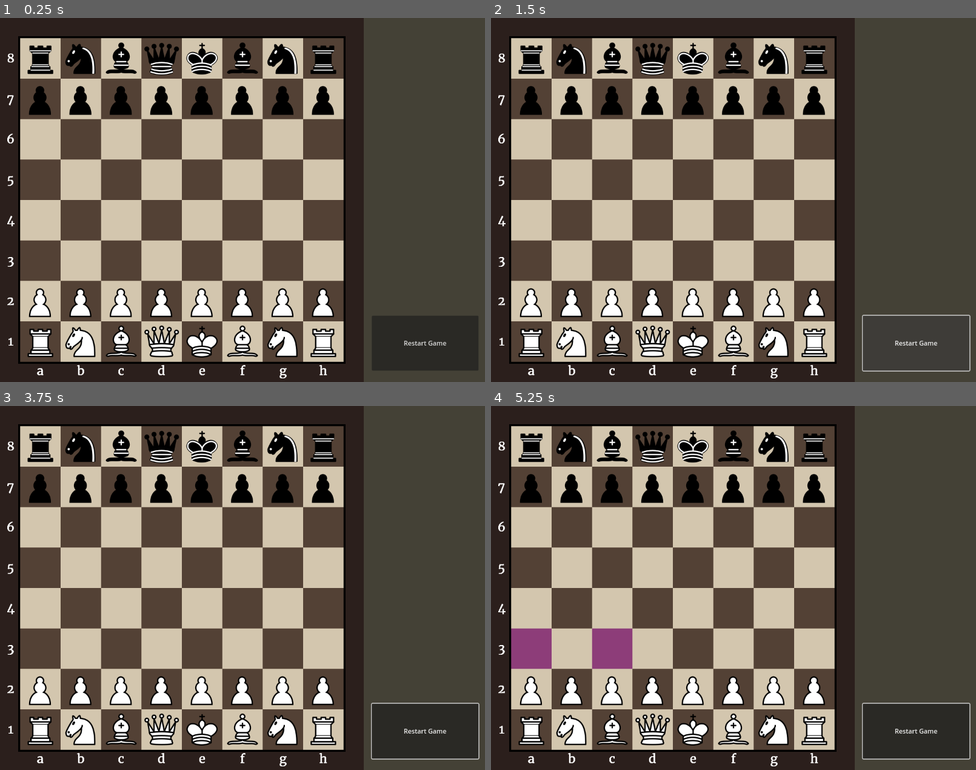
Above: before the commit, frames 1-4 (two rows, left to right).
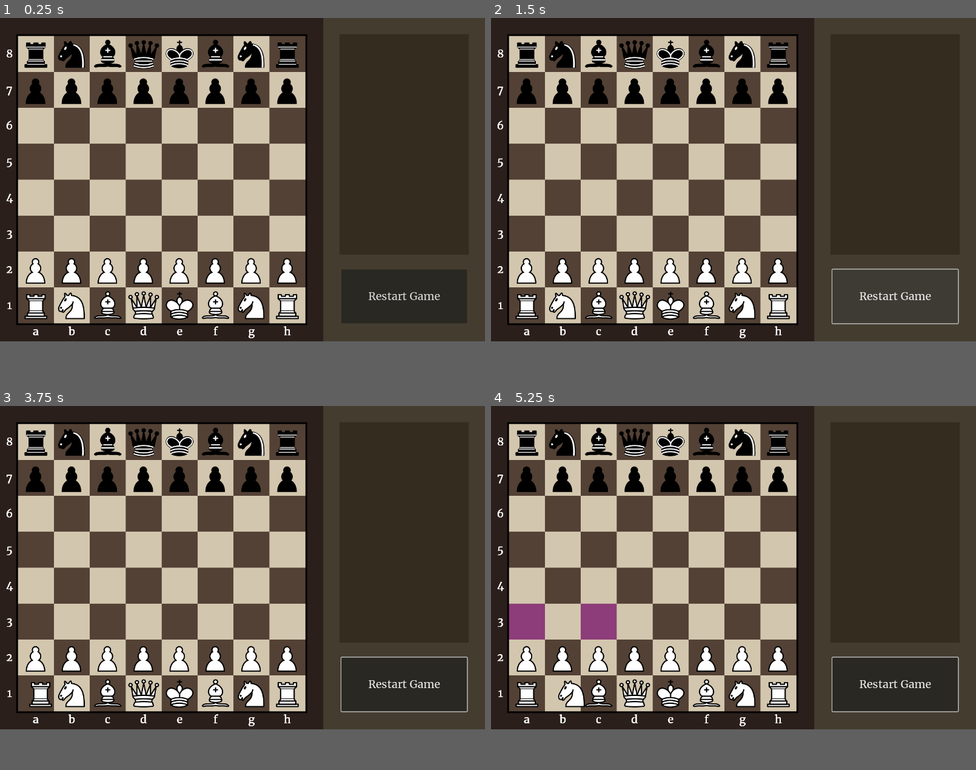
Above: after the commit, the same moments.

Repository: Hunter-1/Godot-Chess
Game: Godot game, scene res://game.tscn
Two runs of this game, one before a commit and one after it. Both use one fixed random seed, a clock stepped at 60 frames per second and the inputs below.
Inputs (mouse positions are in pixels of both pictures, inside the frame that each line leads up to):
- Up to frame 1 (0.25 s): no input
- Up to frame 2 (1.5 s): click "Restart Game" at 0.5 s; click "Restart Game" at 1.25 s
- Up to frame 3 (3.75 s): click "Restart Game" at 2 s; tap Enter at 2.75 s; move the mouse to (38, 729) at 2.77 s; press the mouse at (38, 729) at 2.78 s; tap Space at 3.5 s; release the mouse at (38, 729) at 3.53 s; click (38, 729) at 3.6 s
- Up to frame 4 (5.25 s): tap Enter at 4.25 s; press the mouse at (529, 729) at 4.28 s; tap Space at 5 s; move the mouse to (573, 729) at 5.02 s; release the mouse at (573, 729) at 5.03 s; click (573, 729) at 5.1 s
In our replay, the window is 800x600 before the commit and 800x533 after it. These sizes can differ from the game's own. Grey fills any space a smaller window leaves; there, only what the larger window draws over its background counts as a difference.

The runs differ from the first frame. In frame 1, 47% of the frame differs, in the area x 1-100%, y 0-100%; in frame 2, 46%; in frame 3, 48%; in frame 4, 48%.
Error before the commit: Cannot call method 'queue_free' on a null value. (res://Log_display.gd:23)
Error after the commit: Cannot call method 'queue_free' on a null value. (res://Log_display.gd:30)

Commit message:
Improved Appearance

Diff:
--- a/Log_display.gd
+++ b/Log_display.gd
@@ -5,11 +5,18 @@
 
 func _on_log_updated(text):
 	var label = Label.new()
+	var font = FontFile.new()
+	font.font_data = load("res://fonts/Merriweather-Regular.ttf")
+	label.add_theme_font_override("font", font)
+	label.add_theme_font_size_override("font_size", 20)
 	label.text = text
 	if entry_count % 2 == 0:
 		hbox = HBoxContainer.new()
 		var number = Label.new()
+		number.add_theme_font_override("font", font)
+		number.add_theme_font_size_override("font_size", 20)
 		number.text = str(entry_count / 2 + 1)
+		number.text += "."
 		hbox.add_child(number)
 		hbox.add_child(label)
 		$VBoxContainer.add_child(hbox)
--- a/board.gd
+++ b/board.gd
@@ -70,6 +70,7 @@
 	piece_to_promote_position = Vector2i.ZERO
 	white_in_check = false
 	black_in_check = false
+	$End_Message.set_visible(false)
 	$Log.reset_log()
 	for i in range(size):
 		for j in range(size):
@@ -363,7 +364,7 @@
 	#and each player move increases this value by 1
 	if fiftyMove_count == 100:
 		log_entry.set_stalemate(true)
-		print("stalemate")
+		end_message("Stalemate: Fifty Move Limit")
 
 func threefold_repetition_check():
 	var colorSymbol = ["W","B"]
@@ -383,16 +384,27 @@
 	boardState_list[boardStateString] += 1
 	if boardState_list[boardStateString] == 3:
 		log_entry.set_stalemate(true)
-		print("stalemate")
+		end_message("Stalemate: Threefold Repetition")
 
 func test_check_stale():
 	if !has_legal_moves(turn_count % 2):
 		if get_check(turn_count % 2):
+			var color
+			if turn_count % 2 == 1:
+				color = "White"
+			else:
+				color = "Black"
 			log_entry.set_checkmate(true)
-			print("checkmate")
+			end_message("Checkmate: " + color + " Wins!")
 		else:
 			log_entry.set_stalemate(true)
-			print("stalemate")
+			end_message("Stalemate")
+
+func end_message(message):
+	get_tree().call_group("squares", "set_active",false)
+	$End_Message/Polygon2D/Label.text = message
+	$End_Message.set_visible(true)
+
 
 func has_legal_moves(color:int):
 	var check = false
--- a/board.tscn
+++ b/board.tscn
@@ -1,9 +1,10 @@
-[gd_scene load_steps=7 format=3 uid="uid://k40f6d3qxti2"]
+[gd_scene load_steps=8 format=3 uid="uid://k40f6d3qxti2"]
 
 [ext_resource type="Script" path="res://board.gd" id="1_ow5m6"]
 [ext_resource type="PackedScene" uid="uid://b6moggik1538x" path="res://log.tscn" id="2_pnejd"]
 [ext_resource type="Script" path="res://Log_display.gd" id="3_v1peh"]
 [ext_resource type="Script" path="res://BoardState_Tester.gd" id="4_c66c3"]
+[ext_resource type="FontFile" uid="uid://cpxjkcsoyvgmv" path="res://fonts/Merriweather-Regular.ttf" id="5_4auss"]
 
 [sub_resource type="RectangleShape2D" id="RectangleShape2D_yjeof"]
 size = Vector2(896, 896)
@@ -33,8 +34,8 @@
 position = Vector2(900, 0)
 
 [node name="Polygon2D" type="Polygon2D" parent="Side"]
-color = Color(0.270588, 0.254902, 0.215686, 1)
-polygon = PackedVector2Array(0, 0, 300, 0, 300, 900, 0, 900)
+color = Color(0.266667, 0.239216, 0.188235, 1)
+polygon = PackedVector2Array(0, 0, 450, 0, 450, 900, 0, 900)
 
 [node name="CollisionShape2D" type="CollisionShape2D" parent="Side"]
 visible = false
@@ -43,11 +44,15 @@
 
 [node name="Log" parent="." instance=ExtResource("2_pnejd")]
 
+[node name="Polygon2D" type="Polygon2D" parent="Log"]
+color = Color(0.207843, 0.176471, 0.12549, 1)
+polygon = PackedVector2Array(945, 45, 1305, 45, 1305, 659, 945, 659)
+
 [node name="Log_display" type="ScrollContainer" parent="Log"]
-offset_left = 945.0
-offset_top = 45.0
-offset_right = 1155.0
-offset_bottom = 655.0
+offset_left = 950.0
+offset_top = 50.0
+offset_right = 1300.0
+offset_bottom = 650.0
 script = ExtResource("3_v1peh")
 
 [node name="VBoxContainer" type="VBoxContainer" parent="Log/Log_display"]
@@ -59,11 +64,32 @@
 script = ExtResource("4_c66c3")
 
 [node name="Button" type="Button" parent="."]
-offset_left = 920.0
-offset_top = 736.0
-offset_right = 1184.0
-offset_bottom = 872.0
+offset_left = 950.0
+offset_top = 700.0
+offset_right = 1300.0
+offset_bottom = 850.0
+theme_override_fonts/font = ExtResource("5_4auss")
+theme_override_font_sizes/font_size = 30
 text = "Restart Game"
+
+[node name="End_Message" type="Node2D" parent="."]
+visible = false
+z_index = 3
+
+[node name="Polygon2D" type="Polygon2D" parent="End_Message"]
+position = Vector2(150, 300)
+color = Color(0.341176, 0.341176, 0.341176, 0.568627)
+polygon = PackedVector2Array(0, 0, 600, 0, 600, 300, 0, 300)
+
+[node name="Label" type="Label" parent="End_Message/Polygon2D"]
+offset_left = 100.0
+offset_top = 100.0
+offset_right = 500.0
+offset_bottom = 200.0
+theme_override_fonts/font = ExtResource("5_4auss")
+theme_override_font_sizes/font_size = 30
+text = "Test Message"
+autowrap_mode = 3
 
 [connection signal="reset" from="Log" to="Log/Log_display" method="reset_log"]
 [connection signal="updated" from="Log" to="Log/Log_display" method="_on_log_updated"]
--- a/project.godot
+++ b/project.godot
@@ -21,7 +21,7 @@
 
 [display]
 
-window/size/viewport_width=1200
+window/size/viewport_width=1350
 window/size/viewport_height=900
 window/size/resizable=false
 
